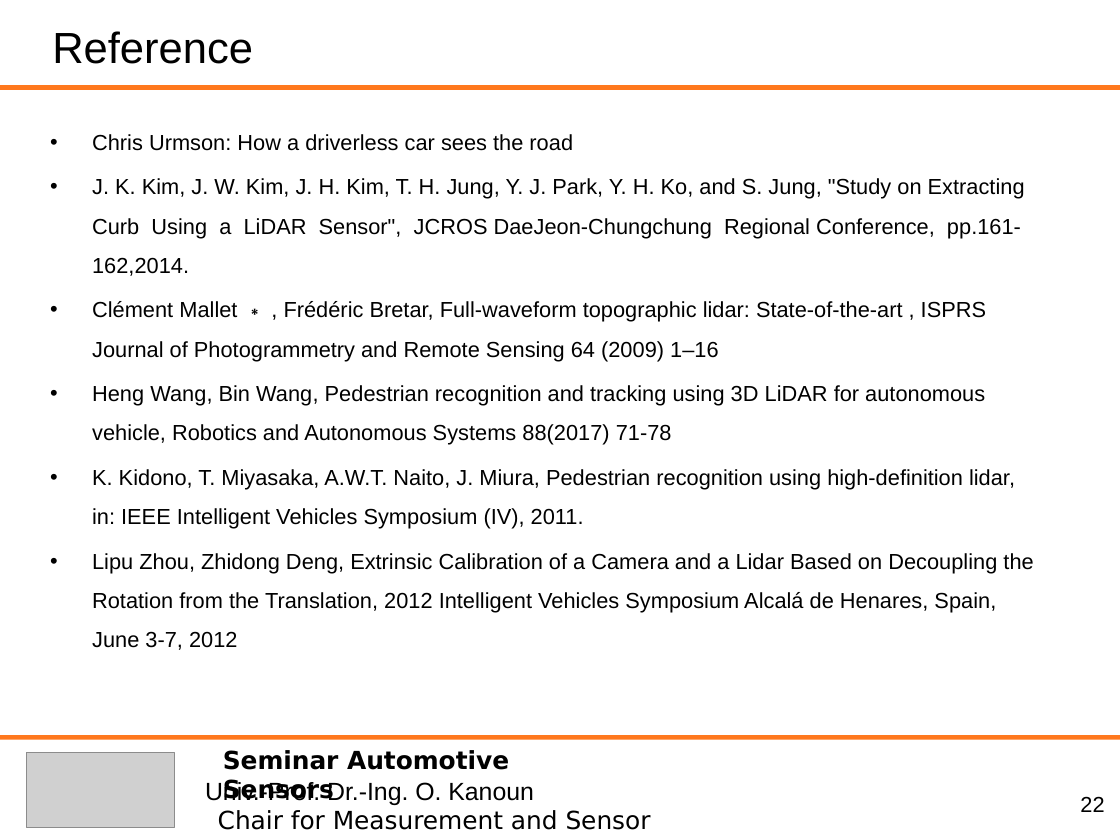
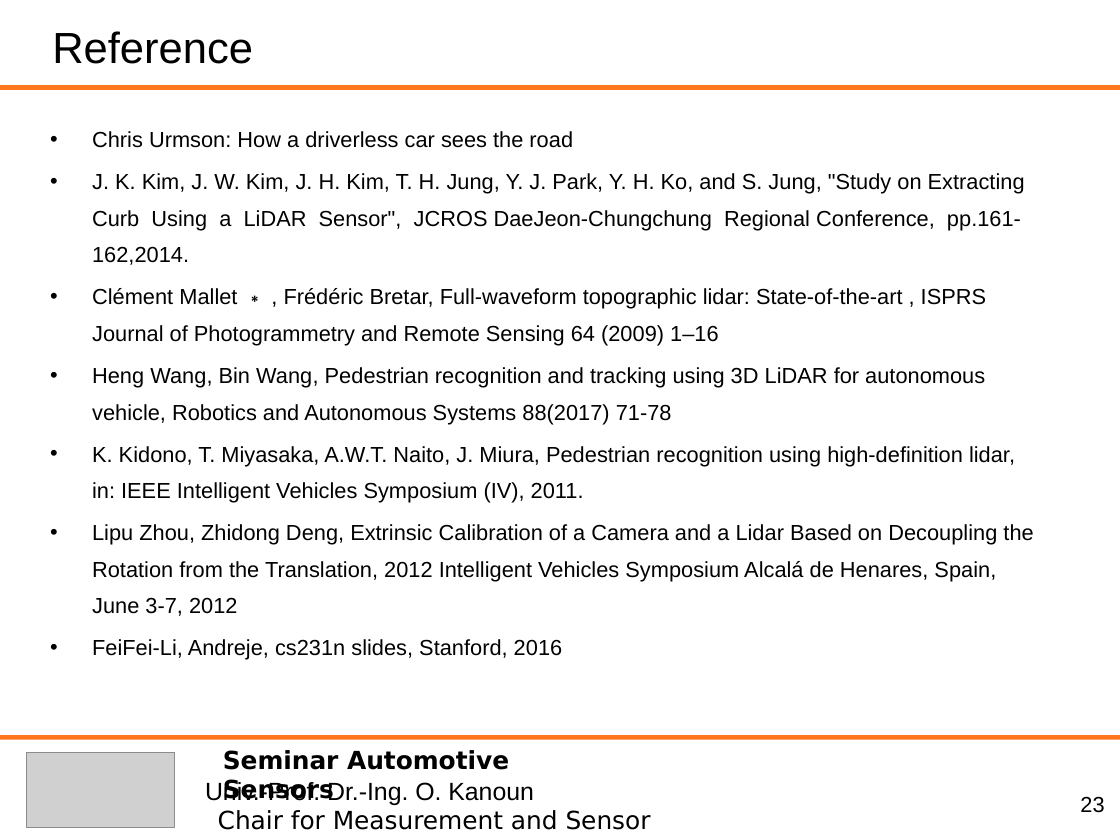
Before and after one commit to heihuhuRay/StudyNote, a slide deck: slide 23 of ASS/AutonoumousDriving_JunchengHu_C2.ppt (slide 22 before the commit). Drawn at 1120x840 pixels with LibreOffice and Linux fonts; fonts in the diff are those of the drawing; grey boxes stand for pictures. Boxes give left, top, right and bottom in pixels: in the first picture for what was removed or moved away, otherwise in the second. Text is boxed around its words. In the diff, an @@ line names an element or a change of style, - is before the commit and + after.

```diff
--- a/ASS/AutonoumousDriving_JunchengHu_C2.ppt
+++ b/ASS/AutonoumousDriving_JunchengHu_C2.ppt
@@ text at <box>92,131,1033,616</box>: line spacing 1.5 to 1.4 @@
@@ text at <box>92,639,563,660</box>: paragraph added @@
+• FeiFei-Li, Andreje, cs231n slides, Stanford, 2016
@@ page number at <box>1080,796,1104,813</box>: text changed @@
-22
+23
```
Also in this commit, not shown: 14 other slides changed, 3 slides added, 3 other files.
